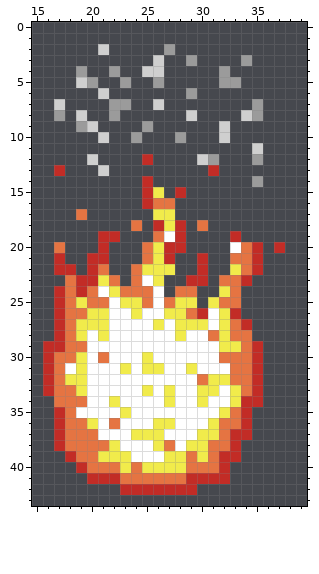
Pixel-art sprite: assets/sprites/fireball/fireball_2.png. That is the earlier state.
The file is 55x55 pixels. Shown: x 15..39, y 0..43.
After the commit:
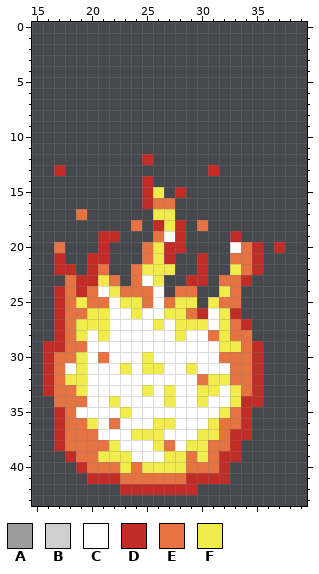
Palette (. is transparent): A #9b9b9b  B #cfcfcf  C #ffffff  D #c22c26  E #e57442  F #f1eb4b
Edits made:
@@ x 15..39 @@
  1 .........................
- 2 ......B.....A............
- 3 ...........B..A....A.....
- 4 ....A..A..BB.....A.......
- 5 ....BA..A..A.....AA......
- 6 ......B.......A..........
- 7 ..B....AA..B........A....
- 8 ..A.B..A......B....BA....
- 9 ....AB....A......B.......
-10 ......B..A...A...B.......
-11 ....................B....
-12 .....B....D....BA...A....
-13 ..D...B.........D........
-14 ..........D.........A....
+ 2 .........................
+ 3 .........................
+ 4 .........................
+ 5 .........................
+ 6 .........................
+ 7 .........................
+ 8 .........................
+ 9 .........................
+10 .........................
+11 .........................
+12 ..........D..............
+13 ..D.............D........
+14 ..........D..............
 15 ..........DF.D...........
Pixel boxes of the changes (left, top, right, bottom) in both pictures:
erased: (54, 44, 263, 187)
